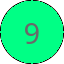
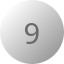
Layer changes from the first (64, 64) image to the second:
painted on "Arrière-plan" over <box>0,0,64,64</box>
